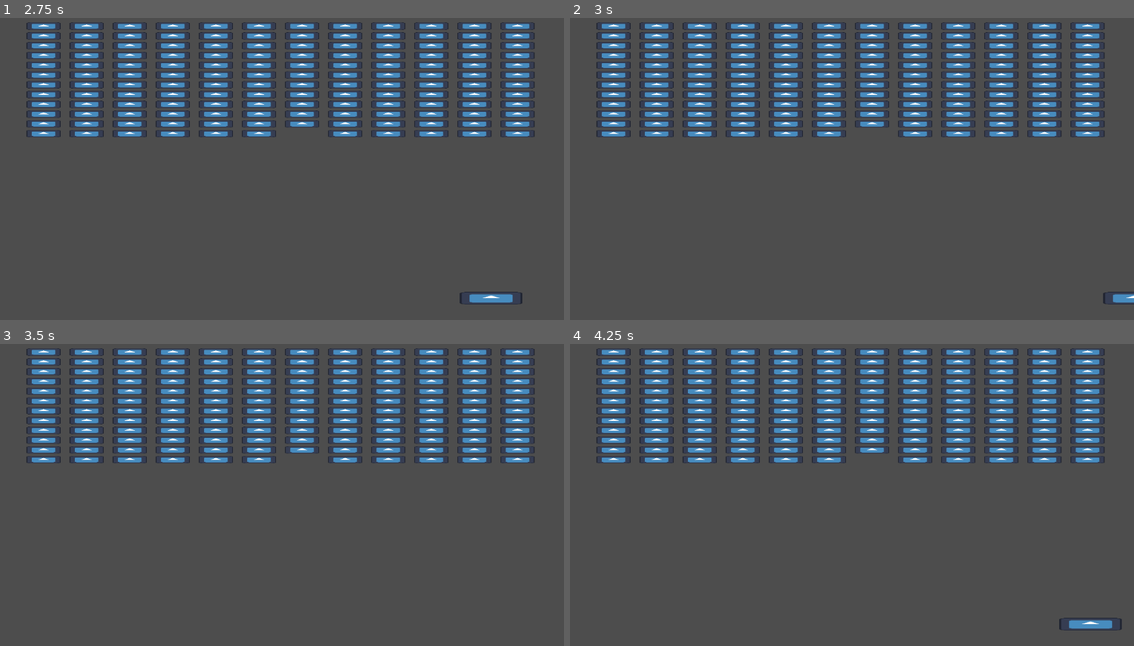
Above: before the commit, frames 1-4 (two rows, left to right).
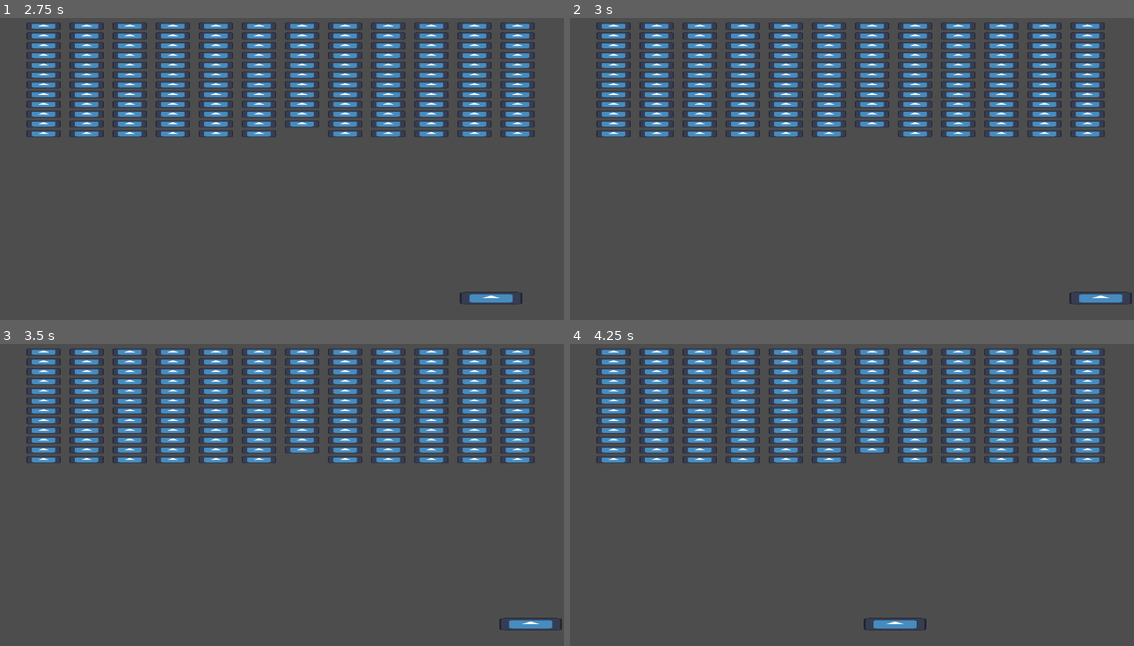
Above: after the commit, the same moments.

Repository: wallphacer/brk-out
Game: Godot game, scene res://game.tscn
The game is run twice, just before and just after one commit, with the same random seed, the same clock (stepped at 60 frames per second) and the same inputs. The engine's default icon, where the game draws it, is replaced by a stand-in: a white triangle on a blue panel in a dark square.
Inputs:
- Up to frame 1 (2.75 s): tap Enter at 0.5 s; hold Right (right) 0.53-1.28 s; hold Left (left) 1.28-2.03 s; hold Right (right) from 2.03 s (still down)
- Up to frame 2 (3 s): keep holding Right (right)
- Up to frame 3 (3.5 s): keep holding Right (right)
- Up to frame 4 (4.25 s): tap Space at 3.5 s; release Right (right) at 3.53 s; hold Left (left) from 3.53 s (still down)

Frame 1 is identical in both runs. In frame 2, 0.3% of the frame differs, in the area x 88-100%, y 90-95%; in frame 3, 0.3%; in frame 4, 0.6%, in the area x 52-98%, y 90-95%.

Commit message:
Add player bounds

Diff:
--- a/Player/player-controller.gd
+++ b/Player/player-controller.gd
@@ -1,7 +1,11 @@
 extends CharacterBody2D
 
 @export var move_speed = 600
+@export var buffer = 10
+@export var width : float
 
+func _ready():
+	width = get_viewport_rect().size.x
 func calculate_direction():
 	velocity.x
 	if Input.is_action_pressed("right"):
@@ -14,3 +18,10 @@
 func _physics_process(delta: float):
 	calculate_direction()
 	move_and_slide()
+
+	var size = get_node("CollisionShape2D").shape.extents
+	if(position.x <= size.x):
+		position.x = size.x + buffer
+
+	if(position.x > (width - (size.x + buffer))):
+		position.x = width - (size.x + buffer)
